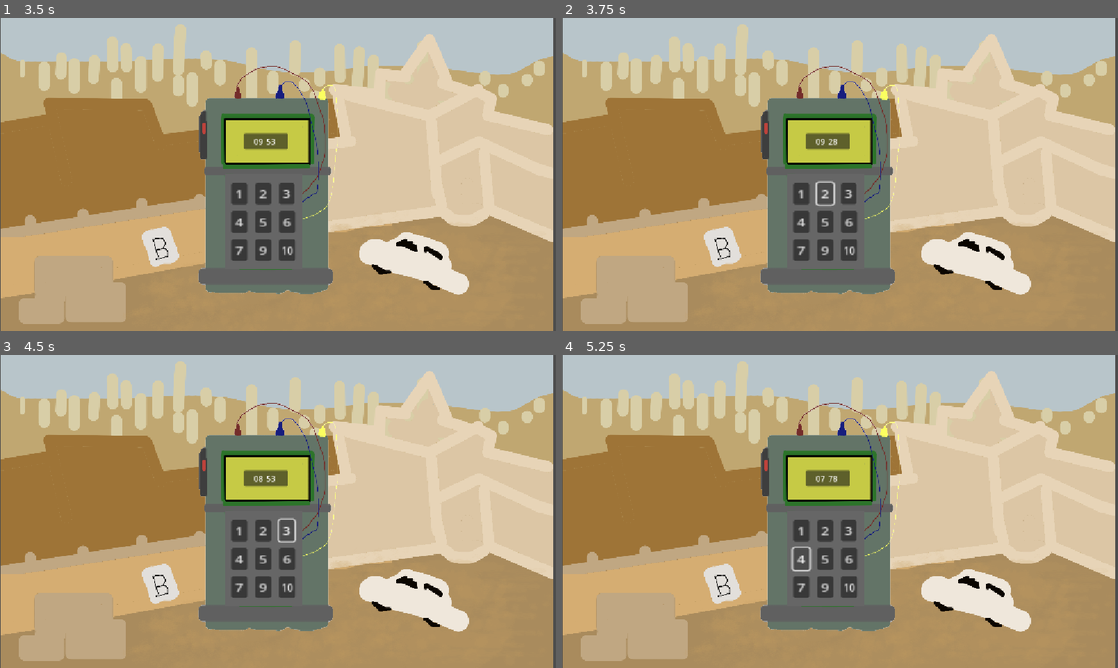
Above: before the commit, frames 1-4 (two rows, left to right).
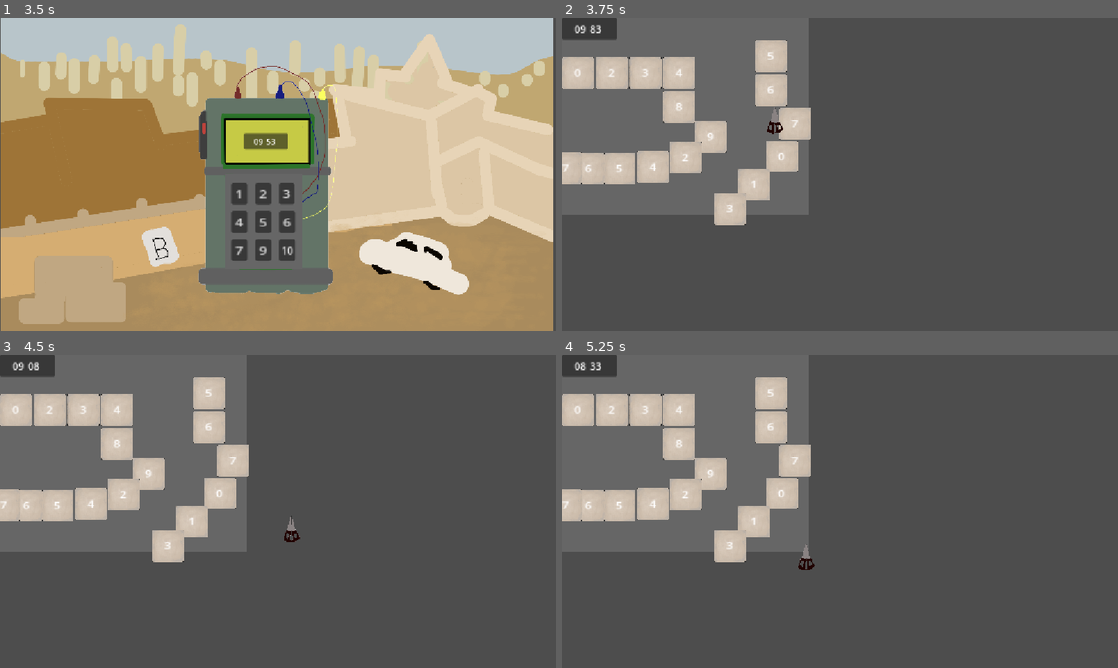
Above: after the commit, the same moments.

Repository: ZangerlA/minigamejam25_2
Game: Godot game, scene res://Scenes/start_screen.tscn
The game is run twice, just before and just after one commit, with the same random seed, the same clock (stepped at 60 frames per second) and the same inputs.
Inputs (mouse positions are in pixels of both pictures, inside the frame that each line leads up to):
- Up to frame 1 (3.5 s): click "START" at 0.5 s; click "1" at 1.25 s; tap Enter at 2 s; move the mouse to (400, 158) at 2.02 s; hold Right (ui_right) 2.03-2.78 s; tap Space at 2.27, 2.75, 3.02 s; move the mouse to (166, 190) at 2.77 s; hold Down (ui_down) from 2.78 s (still down)
- Up to frame 2 (3.75 s): release Down (ui_down) at 3.5 s; click "2" at 3.5 s
- Up to frame 3 (4.5 s): click (289, 530) at 4.25 s, where only the run before the commit has a clickable "3"
- Up to frame 4 (5.25 s): click (801, 558) at 5 s, where only the run before the commit has a clickable "4"

Frame 1 is identical in both runs. In frame 2, 94% of the frame differs, in the area x 0-100%, y 0-100%; in frame 3, 94%; in frame 4, 94%.
Error after the commit: Cannot call method 'change_scene_to_file' on a null value. (res://main.gd:38)

Commit message:
fix maze

Diff:
--- a/main.gd
+++ b/main.gd
@@ -35,6 +35,7 @@
 		return
 
 	current_button = button
+	get_tree().change_scene_to_file("res://Scenes/maze_1.tscn")
 
 
 func _input(event: InputEvent) -> void:
